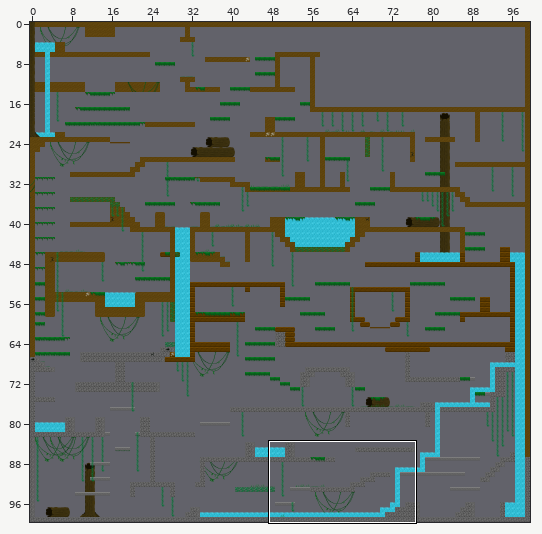
Tiled map (JSON), stored at public/assets/tiled/maps/forestlevel.json. The picture above shows the old version from afar; the outline marks the close-up.
Close-up. Old version:
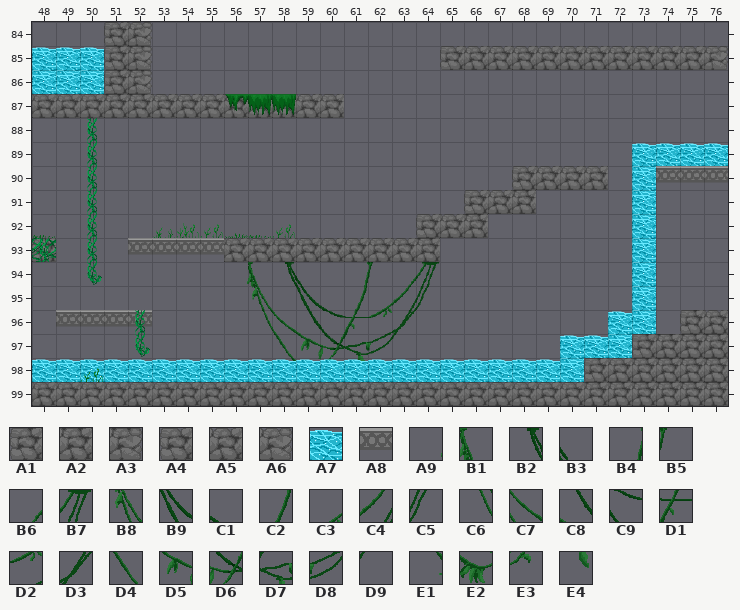
Cells are 32x32 px. Shown: x 48..76, y 84..99. The commit also changed other parts of the map, which this record leaves out.
Key: from "oneblock": A1 21, A2 22, A3 23, A4 24, A5 25, A6 26, A7 31, A8 32; from "vinehang": A9 9, B1 10, B2 11, B3 12, B4 14, B5 15, B6 16, B7 17, B8 19, B9 21, C1 22, C2 23, C3 24, C4 25, C5 26, C6 28, C7 29, C8 30, C9 31, D1 32, D2 33, D3 34, D4 38, D5 39, D6 40, D7 41, D8 42, D9 43, E1 47, E2 48, E3 49, E4 50.
__ is an empty cell.
Layers that did not change in this view are not listed.
Layer "background decoration" before, first column x 53:
 90 __ __ __ __ __ __ __ __ __ __ __ __ __ __ __ __
 91 __ __ __ __ __ __ __ __ __ __ __ __ __ __ __ __
 92 __ __ __ __ __ __ __ __ __ __ __ __ __ __ __ __
 93 __ __ __ __ __ __ __ __ __ __ __ __ __ __ __ __
 94 __ __ __ A9 B1 B2 B3 __ B4 B5 B6 B7 __ __ __ __
 95 __ __ __ __ B8 __ B9 C1 C2 C3 C4 C5 __ __ __ __
 96 __ __ __ __ C6 C7 C8 C9 D1 D2 D3 __ __ __ __ __
 97 __ __ __ __ __ D4 D5 D6 D7 D8 D9 __ __ __ __ __
 98 __ __ __ __ __ E1 E2 E3 E4 __ __ __ __ __ __ __
 99 __ __ __ __ __ __ __ __ __ __ __ __ __ __ __ __
Layer "specials" before, first column x 54:
 94 __ __ __ __ __ __ __ __ __ __ __ __
 95 __ __ __ __ __ __ __ __ __ __ __ __
 96 __ __ __ __ __ __ __ __ __ __ __ __
 97 __ __ __ __ __ __ __ __ __ __ __ __
 98 A7 A7 A7 A7 A7 A7 A7 A7 A7 A7 A7 A7
 99 __ __ __ __ __ __ __ __ __ __ __ __
Layer "solids" before, first column x 48:
 84 __ __ __ A4 A6 __ __ __ __ __ __ __ __ __ __ __ __ __ __ __ __ __ __ __ __ __ __ __ __
 85 __ __ __ A1 A3 __ __ __ __ __ __ __ __ __ __ __ __ A4 A5 A5 A5 A5 A5 A5 A5 A5 A5 A5 A6
 86 __ __ __ A1 A3 __ __ __ __ __ __ __ __ __ __ __ __ __ __ __ __ __ __ __ __ __ __ __ __
 87 A5 A5 A5 A2 A2 A5 A5 A5 A5 A5 A5 A5 A5 __ __ __ __ __ __ __ __ __ __ __ __ __ __ __ __
 88 __ __ __ __ __ __ __ __ __ __ __ __ __ __ __ __ __ __ __ __ __ __ __ __ __ __ __ __ __
 89 __ __ __ __ __ __ __ __ __ __ __ __ __ __ __ __ __ __ __ __ __ __ __ __ __ __ __ __ __
 90 __ __ __ __ __ __ __ __ __ __ __ __ __ __ __ __ __ __ __ __ A4 A5 A5 A5 __ __ A8 A8 A8
 91 __ __ __ __ __ __ __ __ __ __ __ __ __ __ __ __ __ __ A4 A5 A2 __ __ __ __ __ __ __ __
 92 __ __ __ __ __ __ __ __ __ __ __ __ __ __ __ __ A4 A5 A2 __ __ __ __ __ __ __ __ __ __
 93 A5 __ __ __ A8 A8 A8 A8 A5 A5 A5 A5 A5 A5 A5 A5 A2 __ __ __ __ __ __ __ __ __ __ __ __
 94 __ __ __ __ __ __ __ __ __ __ __ __ __ __ __ __ __ __ __ __ __ __ __ __ __ __ __ __ __
 95 __ __ __ __ __ __ __ __ __ __ __ __ __ __ __ __ __ __ __ __ __ __ __ __ __ __ __ __ __
 96 __ A8 A8 A8 A8 __ __ __ __ __ __ __ __ __ __ __ __ __ __ __ __ __ __ __ __ __ __ A1 A5
 97 __ __ __ __ __ __ __ __ __ __ __ __ __ __ __ __ __ __ __ __ __ __ __ __ __ A1 A2 A2 A2
 98 __ __ __ __ __ __ __ __ __ __ __ __ __ __ __ __ __ __ __ __ __ __ __ A1 A5 A2 A2 A2 A2
 99 A5 A5 A5 A5 A5 A5 A5 A5 A5 A5 A5 A5 A5 A5 A5 A5 A5 A5 A5 A5 A5 A5 A5 A2 A2 A2 A2 A2 A2
Now the later version:
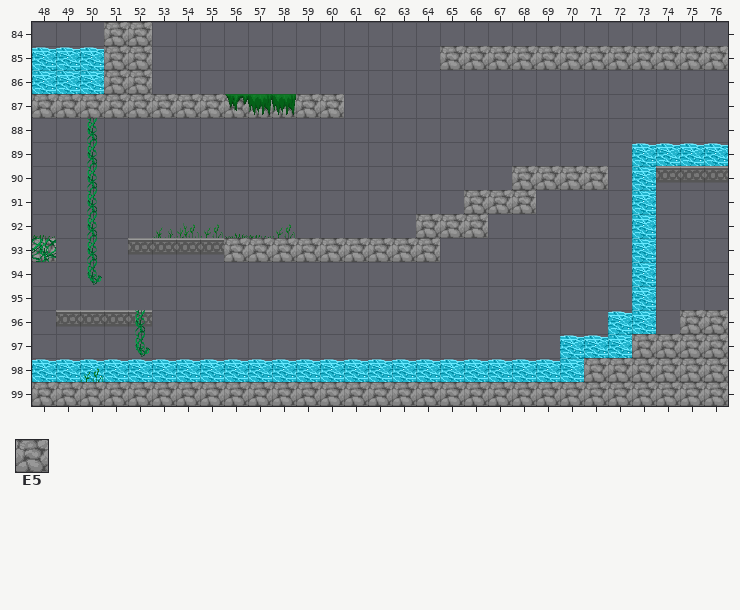
Further tiles: from "dungeon_tiles": E5 1.
Tiles of an added or newly shown layer are drawn over the layers below it.
The edit:
Layer "special" (added):
y 98: x 58 __ -> A7; x 61 __ -> A7
Layer "background decoration":
y 94: x 57..59 B1 B2 B3 -> __ __ __; x 61..64 B4 B5 B6 B7 -> __ __ __ __
y 95: x 57 B8 -> __; x 59..64 B9 C1 C2 C3 C4 C5 -> __ __ __ __ __ __
y 96: x 57..63 C6 C7 C8 C9 D1 D2 D3 -> __ __ __ __ __ __ __
y 97: x 58..63 D4 D5 D6 D7 D8 D9 -> __ __ __ __ __ __
y 98: x 58 E1 -> __; x 61 E4 -> __
Layer "specials" (removed):
y 98: x 58 A7 -> __; x 61 A7 -> __
Layer "solids":
y 84: x 51..52 A4 A6 -> E5 E5
y 85: x 51..52 A1 A3 -> E5 E5; x 65..76 A4 A5 A5 A5 A5 A5 A5 A5 A5 A5 A5 A6 -> E5 E5 E5 E5 E5 E5 E5 E5 E5 E5 E5 E5
y 86: x 51..52 A1 A3 -> E5 E5
y 87: x 48..60 A5 A5 A5 A2 A2 A5 A5 A5 A5 A5 A5 A5 A5 -> E5 E5 E5 E5 E5 E5 E5 E5 E5 E5 E5 E5 E5
y 90: x 68..71 A4 A5 A5 A5 -> E5 E5 E5 E5
y 91: x 66..68 A4 A5 A2 -> E5 E5 E5
y 92: x 64..66 A4 A5 A2 -> E5 E5 E5
y 93: x 48 A5 -> E5; x 56..64 A5 A5 A5 A5 A5 A5 A5 A5 A2 -> E5 E5 E5 E5 E5 E5 E5 E5 E5
y 96: x 75..76 A1 A5 -> E5 E5
y 97: x 73..76 A1 A2 A2 A2 -> E5 E5 E5 E5
y 98: x 71..76 A1 A5 A2 A2 A2 A2 -> E5 E5 E5 E5 E5 E5
y 99: x 48..76 A5 A5 A5 A5 A5 A5 A5 A5 A5 A5 A5 A5 A5 A5 A5 A5 A5 A5 A5 A5 A5 A5 A5 A2 A2 A2 A2 A2 A2 -> E5 E5 E5 E5 E5 E5 E5 E5 E5 E5 E5 E5 E5 E5 E5 E5 E5 E5 E5 E5 E5 E5 E5 E5 E5 E5 E5 E5 E5
